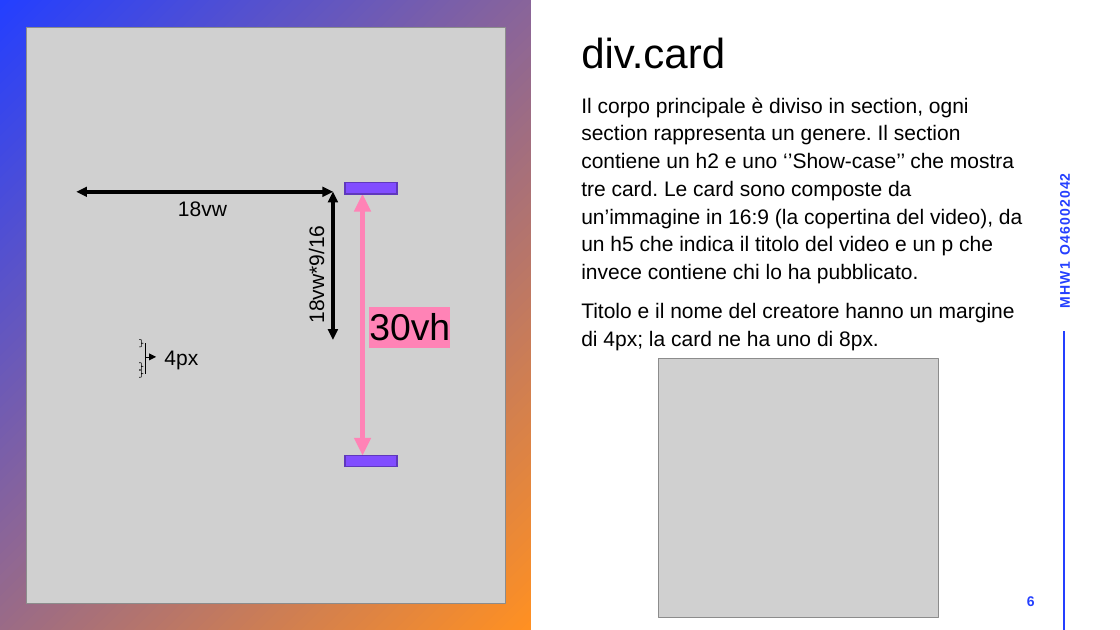
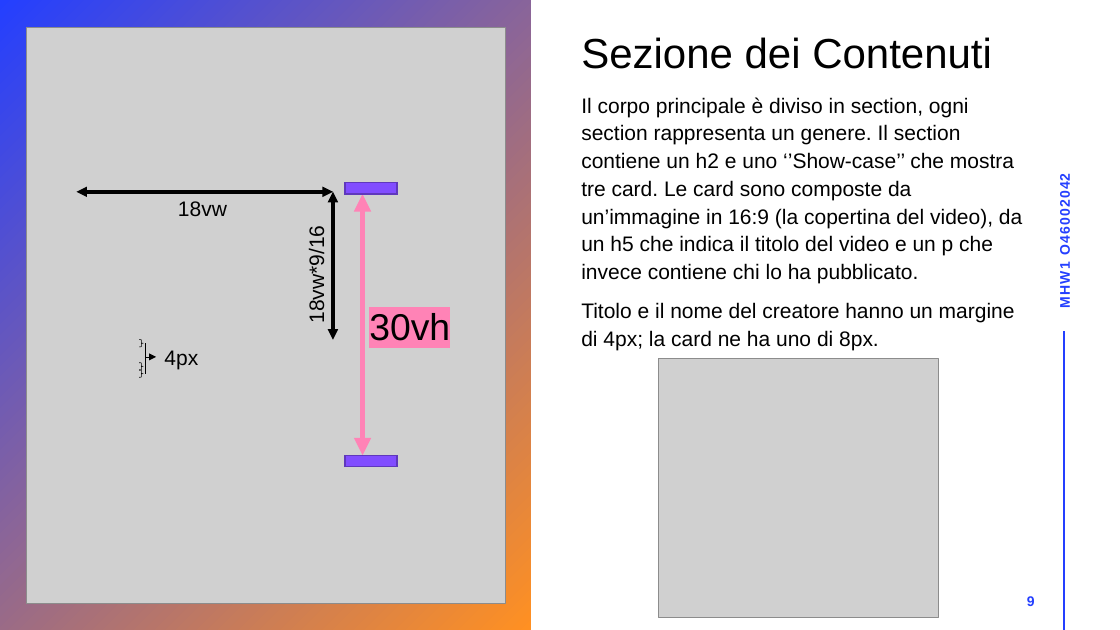
Before and after one commit to Caggegi/mhw1, a slide deck: slide 9 of mhw1.pptx (slide 6 before the commit). Drawn at 1120x630 pixels with LibreOffice and Linux fonts; fonts in the diff are those of the drawing; grey boxes stand for pictures. Boxes give left, top, right and bottom in pixels: in the first picture for what was removed or moved away, otherwise in the second. Text is boxed around its words. In the diff, an @@ line names an element or a change of style, - is before the commit and + after.

```diff
--- a/mhw1.pptx
+++ b/mhw1.pptx
@@ title at [581,37,992,69]: text changed @@
-div.card
+Sezione dei Contenuti
```
Also in this commit, not shown: 2 slides added.
